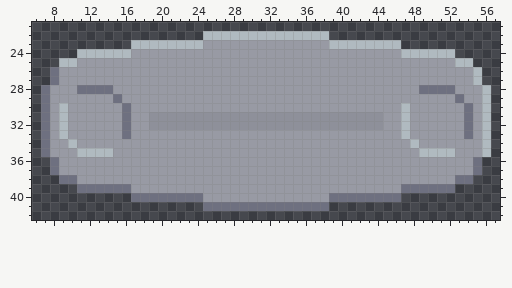
Two states of a pixel-art sprite, sprites/blocks/cotton-wool-mixer-rotator.png. The picture above was drawn from the file before the commit.
The file is 64x64 pixels. Shown: x 6..57, y 21..42.
After the commit:
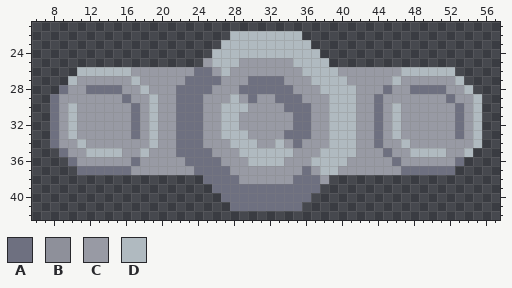
Palette (. is transparent): A #6e7080  B #8e909a  C #989aa4  D #b0bac0
What changed:
Changed rows in their new state; - is an unchanged pixel.
first column x 7:
22 ------------------...--------...------------------
23 ----------..........DDDDDDDDDD..........----------
24 ----...............DDDDDDDDDDDD...............----
25 --................-DDD------DDDD................--
26 -...DDDDDD-------AA-D--------DDDD-------DDDDDD...-
27 -..D------D-----AAAA---AAAA---DDDD-----D------D..-
28 ..A-C---A--D---AAAA---AAAAAA---DDDD---A--A---C-D..
29 .A------CA--D--AAA---D-A--AAA---DDD--A-------AC-D.
30 .ACD-----CA-D--AAA--DDD----AAA--DDD--A-DC-----ACD.
31 .ACD-----CA-DCCAAACCDDCCCCCCAACCDDDCCA-DC-----ACD.
32 .ACD-----CA-DCCAAACCDDCCCCCCAACCDDDCCA-DC-----ACD.
33 .ACD-----CA-D--AAA--DDD----AAA--DDD--A-DC-----ACD.
34 .A-CD-------D--AAA---DDD--D-A---DDD--A--DC------D.
35 ..A-C---D--D---AAAA---DDDDDD---DDDD---A--D---C-D..
36 -..A------A-----AAAA---DDDD---DDDD-----A------A..-
37 -...AAAAAA-------AAAA--------A-DD-------AAAAAA...-
38 --................AAAA------AAA-................--
39 ----...............AAAAAAAAAAAA...............----
40 ----------..........AAAAAAAAAA..........----------
41 ------------------...--------...------------------
Where, in picture pixels (left, top, right, bottom), the same in both pictures:
changed: (41, 31, 491, 211)
